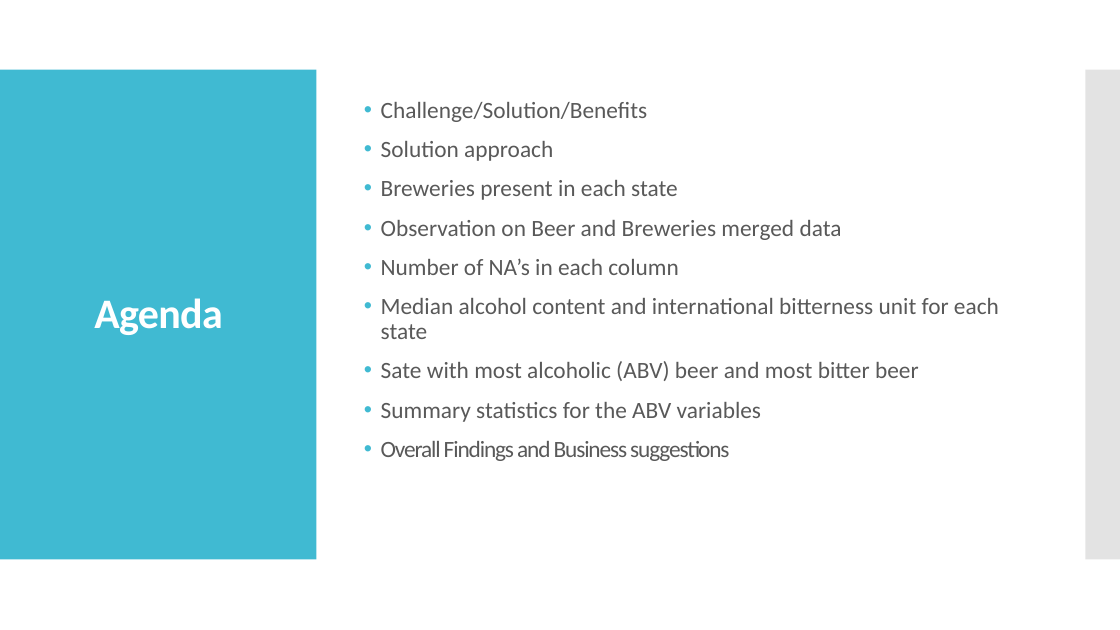
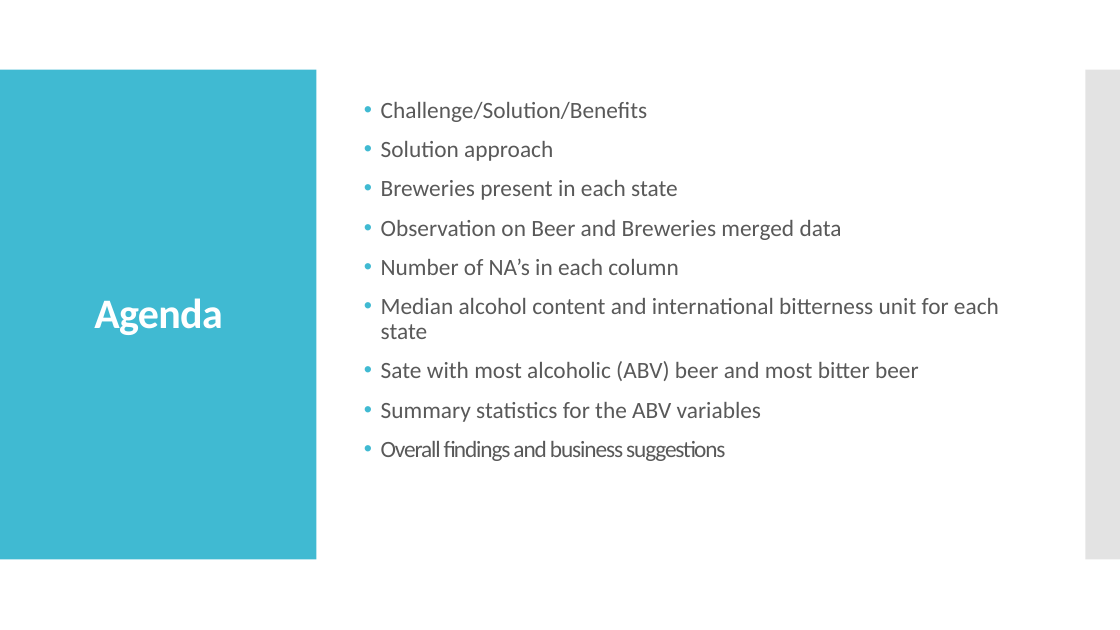
Before and after one commit to sfogelm/SMUDataScienceCapstone1, a slide deck: slide 2 of CaseStudy.pptx. Drawn at 1120x630 pixels with LibreOffice and Linux fonts; fonts in the diff are those of the drawing. Boxes give left, top, right and bottom in pixels: in the first picture for what was removed or moved away, otherwise in the second. Text is boxed around its words. In the diff, an @@ line names an element or a change of style, - is before the commit and + after.

```diff
--- a/CaseStudy.pptx
+++ b/CaseStudy.pptx
@@ text at <box>381,441,725,461</box>: text changed @@
-• Overall Findings and Business suggestions
+• Overall findings and business suggestions
```
